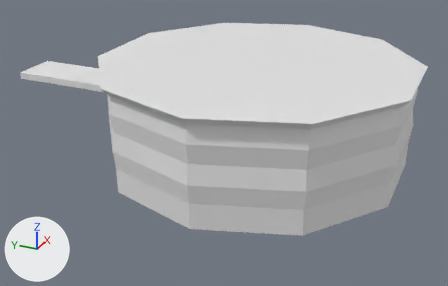
The glTF model assets/buildings/seattle/ocean_pavilion_lod1.glb as it was, and as the next commit left it.
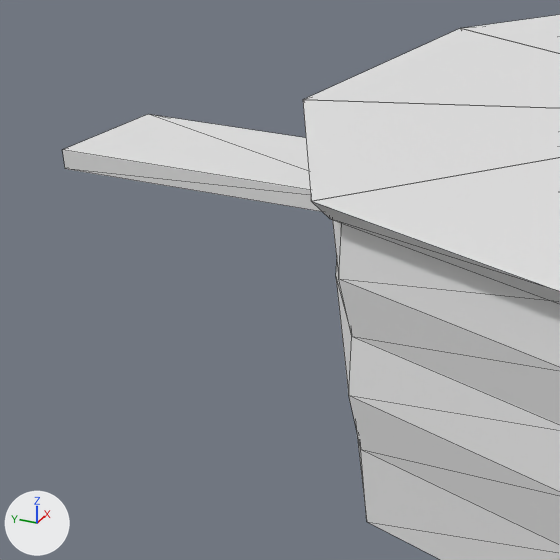
There are two pictures of each version: one whole from a 50 mm camera at (-89.8, -44.1, 46.4) aimed at (-1.2, -4.3, 2.1), one close up on the part from 0% to 40% of the width and 8% to 72% of the height. Lighting does not change. The marker at lower left points along +X, +Y and +Z. The older version's two pictures come first. The close-ups show mesh edges as thin lines. Where no turn or scale is listed for an object, it has been applied to the vertices. Vertices at exactly the same position are counted once.

In view in the first close-up: 'ocean_pavilion'.
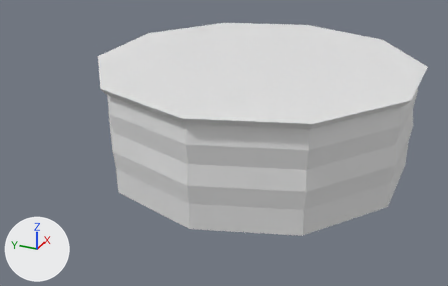
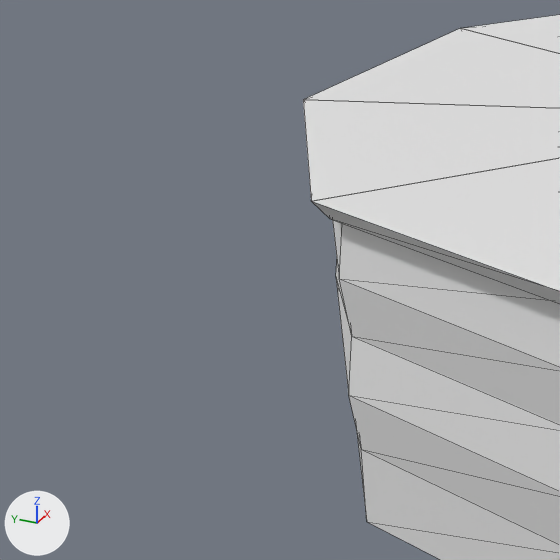
The newer file is also turned or shifted as a whole; pictures and numbers use the older file's frame.

The change in detail:
me_ocean_pavilion is used by ob_ocean_pavilion; location (0.0, 0.0, 8.5).
me_ocean_pavilion had 106 vertices, 150 faces and spanned x -26.4..26.4, y -36.2..36.2, z -8.5..8.5.
me_ocean_pavilion now has 98 vertices, 140 faces and spans x -26.4..26.4, y -36.2..16.6, z -8.5..8.5.
me_ocean_pavilion part 1: the loose piece of 8 vertices spanning x -4.0..4.0, y 12.2..36.2, z 0.5..1.7 is deleted.

Pixel boxes (x1, y1, x2, y2) of what changed, in the close-ups (560 x 560 px):
'ocean_pavilion', reshaped
    before: (63, 15, 560, 560)
    after: (303, 15, 560, 560)
part 1 of me_ocean_pavilion, deleted
    before: (63, 114, 321, 211)
